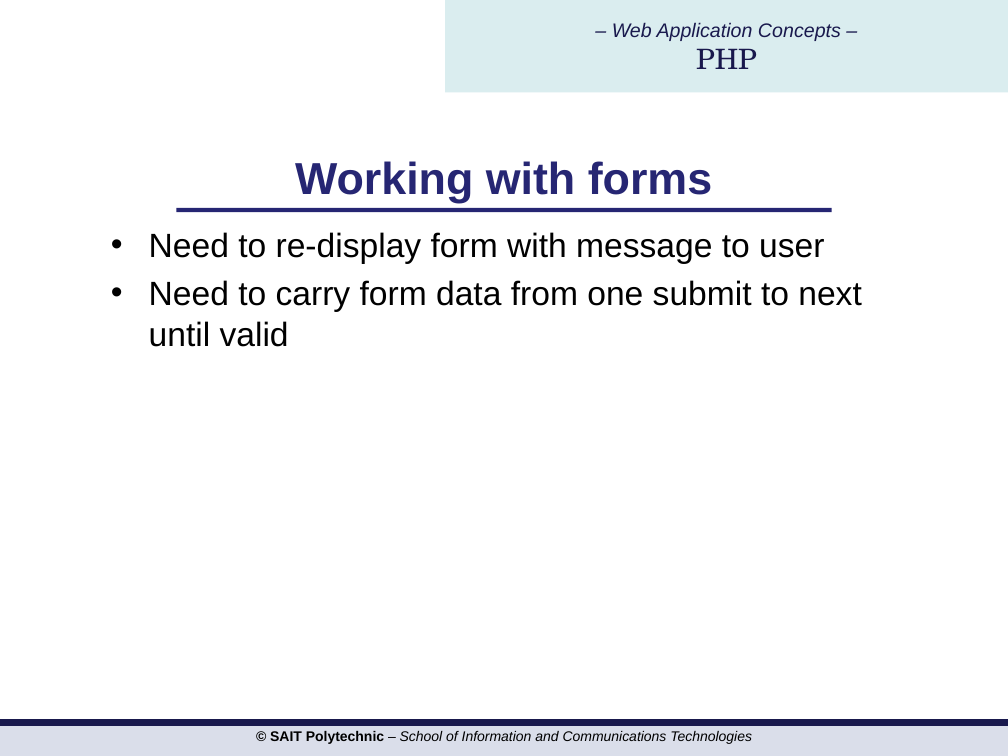
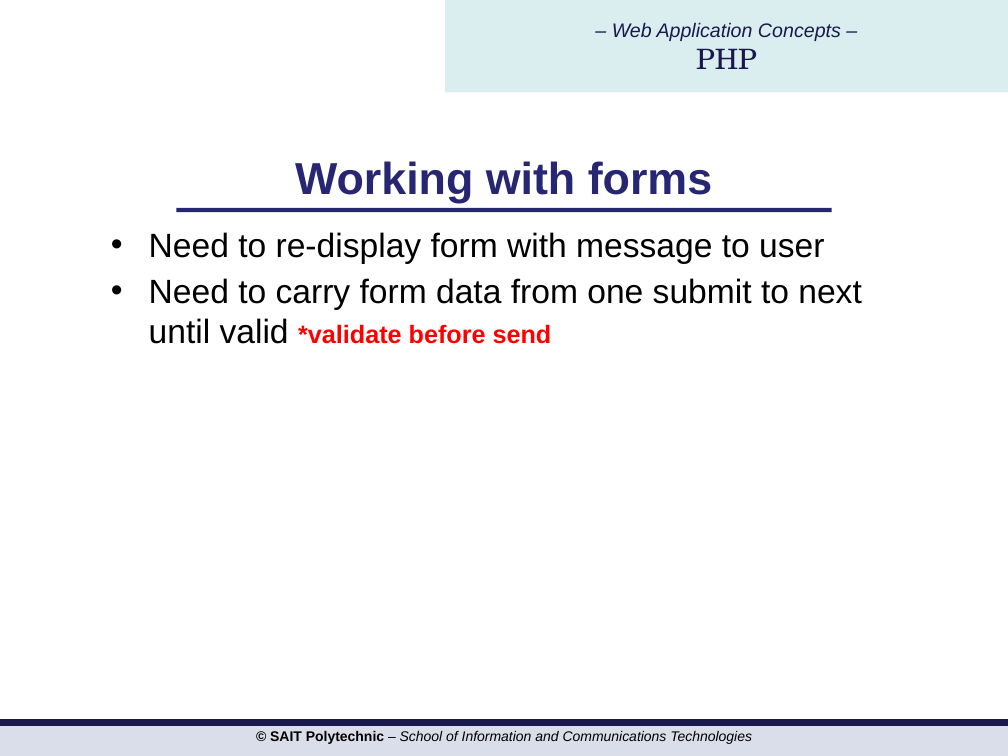
Before and after one commit to hdmdhr/CPRG-210-OSD-Assignment, a slide deck: slide 6 of PPTs/php/CPRG210 PHP Day 4.ppt. Drawn at 1008x756 pixels with LibreOffice and Linux fonts; fonts in the diff are those of the drawing; background and template pictures are left out. Boxes give left, top, right and bottom in pixels: in the first picture for what was removed or moved away, otherwise in the second. Text is boxed around its words. In the diff, an @@ line names an element or a change of style, - is before the commit and + after.

```diff
--- a/PPTs/php/CPRG210 PHP Day 4.ppt
+++ b/PPTs/php/CPRG210 PHP Day 4.ppt
@@ text at [149,278,861,344]: text changed @@
-• Need to carry form data from one submit to next until valid
+• Need to carry form data from one submit to next until valid *validate before send
```
Also in this commit, not shown: 12 other files.
